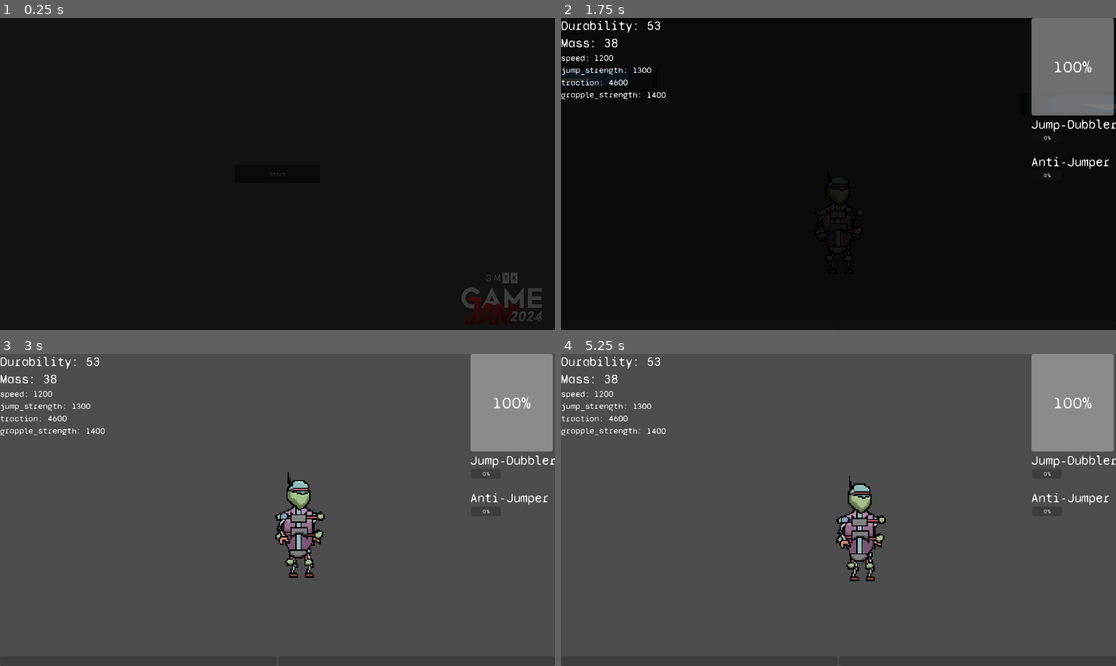
Above: before the commit, frames 1-4 (two rows, left to right).
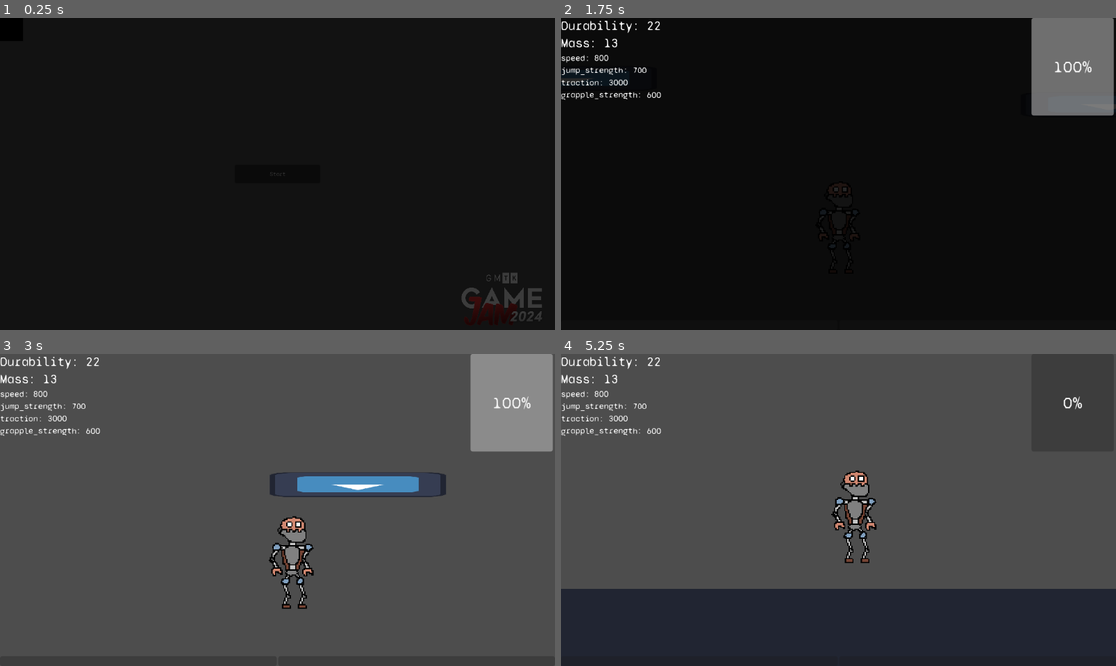
Above: after the commit, the same moments.

Repository: T4R1N/BuiltToScale
Game: Godot game, scene res://Scenes/Main.tscn
Two runs of this game, one before a commit and one after it. Both use one fixed random seed, a clock stepped at 60 frames per second and the inputs below. The engine's default icon, where the game draws it, is replaced by a stand-in: a white triangle on a blue panel in a dark square. Video files are missing from this copy of the repository; at most half a second of black plays in their place.
Inputs:
- Up to frame 1 (0.25 s): no input
- Up to frame 2 (1.75 s): click "Start" at 0.5 s; click "Start" at 1.25 s
- Up to frame 3 (3 s): hold Space (Jump) 2.03-2.78 s; hold D (Right) from 2.03 s (still down); tap Space (Jump) at 2.85 s
- Up to frame 4 (5.25 s): tap Space (Jump) at 3.02, 3.32, 4.35, 4.52, 4.82 s; release D (Right) at 3.53 s; hold A (Left) 3.53-4.28 s; hold Space (Jump) 3.53-4.28 s; hold D (Right) from 4.28 s (still down); hold Space (Jump) from 5.03 s (still down)

The runs differ from the first frame. In frame 2, 0.7% of the frame differs, in the area x 6-100%, y 1-78%; in frame 3, 3.8%; in frame 4, 32%, in the area x 0-100%, y 0-100%.

Commit message:
Conflict??
gulp

Diff:
--- a/Robot/AbstractRobotPiece.gd
+++ b/Robot/AbstractRobotPiece.gd
@@ -5,4 +5,4 @@
 @export var mass: float
 @export var durability: float
 @export var texture: Texture # Doesn't work when exporting regular nodes for some reason
-@export var type: String
+@export var type: String #Makeshift, Standard, or Super
--- a/Robot/Skeletons/ArachnidSkeleton1.tres
+++ /dev/null
@@ -1,9 +0,0 @@
-[gd_resource type="Resource" script_class="RobotSkeleton" load_steps=2 format=3 uid="uid://d07u3ar42q0xg"]
-
-[ext_resource type="Script" path="res://Robot/Skeletons/RobotSkeleton.gd" id="1_i3jgp"]
-
-[resource]
-script = ExtResource("1_i3jgp")
-arms = Array[Resource("res://Robot/RobotArm.gd")]([])
-legs = Array[Resource("res://Robot/RobotLeg.gd")]([null, null, null, null, null, null, null, null])
-augments = Array[Resource("res://Robot/RobotAugment.gd")]([null, null])
--- a/Robot/Skeletons/BipedalSkeleton2.tres
+++ /dev/null
@@ -1,13 +0,0 @@
-[gd_resource type="Resource" script_class="RobotSkeleton" load_steps=3 format=3 uid="uid://ch4xmenrjg6p2"]
-
-[ext_resource type="Resource" uid="uid://bk58yb7yvb4bk" path="res://Robot/Augments/DoubleJumper.tres" id="1_228cp"]
-[ext_resource type="Script" path="res://Robot/Skeletons/RobotSkeleton.gd" id="2_l5smu"]
-
-[resource]
-script = ExtResource("2_l5smu")
-arms = Array[Resource("res://Robot/Limbs/Arms/RobotArm.gd")]([null, null])
-legs = Array[Resource("res://Robot/Limbs/Legs/RobotLeg.gd")]([null, null])
-augments = Array[Resource("res://Robot/Augments/RobotAugment.gd")]([ExtResource("1_228cp"), null])
-mass = 0.0
-durability = 0.0
-sprite = NodePath("")
--- a/Robot/Skeletons/MakeshiftBipedal.tres
+++ b/Robot/Skeletons/MakeshiftBipedal.tres
@@ -10,8 +10,8 @@
 arms = Array[Resource("res://Robot/Limbs/Arms/RobotArm.gd")]([ExtResource("1_5e7pv"), ExtResource("1_5e7pv")])
 legs = Array[Resource("res://Robot/Limbs/Legs/RobotLeg.gd")]([ExtResource("3_nydi8"), ExtResource("3_nydi8")])
 augments = Array[Resource("res://Robot/Augments/RobotAugment.gd")]([null])
-designation = ""
+designation = "Bipedal"
 mass = 5.0
 durability = 10.0
 texture = ExtResource("4_7jho2")
-type = "Bipedal"
+type = "Makeshift"
--- a/Robot/Skeletons/SuperBipedal.tres
+++ b/Robot/Skeletons/SuperBipedal.tres
@@ -17,4 +17,4 @@
 mass = 5.0
 durability = 10.0
 texture = ExtResource("7_vkopb")
-type = ""
+type = "Super"
--- a/Scenes/AugInfo.tscn
+++ b/Scenes/AugInfo.tscn
@@ -14,10 +14,12 @@
 script = ExtResource("1_7ymrm")
 
 [node name="Label" type="Label" parent="."]
+layout_mode = 0
 theme = ExtResource("1_miy2a")
 text = "Aug1"
 
 [node name="AugmentBar" type="ProgressBar" parent="."]
+layout_mode = 0
 offset_left = 2.0
 offset_top = 45.0
 offset_right = 84.0
--- a/Scenes/Menu.tscn
+++ b/Scenes/Menu.tscn
@@ -1,8 +1,9 @@
-[gd_scene load_steps=4 format=3 uid="uid://b3h4k8vu6qd6f"]
+[gd_scene load_steps=5 format=3 uid="uid://b3h4k8vu6qd6f"]
 
 [ext_resource type="Script" path="res://Scripts/Menu.gd" id="1_mb1o1"]
 [ext_resource type="Theme" uid="uid://cwpm0manfxk76" path="res://Assets/MainGUI.tres" id="2_6kxsr"]
 [ext_resource type="Texture2D" uid="uid://q4yktb85hpcg" path="res://Assets/gmtk2024-logo.png" id="3_p42c6"]
+[ext_resource type="VideoStream" path="res://Assets/Main_menu_1.ogv" id="4_4a8vu"]
 
 [node name="Menu" type="Control"]
 layout_mode = 3
@@ -43,4 +44,22 @@
 texture = ExtResource("3_p42c6")
 expand_mode = 1
 
+[node name="AspectRatioContainer" type="AspectRatioContainer" parent="."]
+layout_mode = 1
+anchors_preset = 15
+anchor_right = 1.0
+anchor_bottom = 1.0
+grow_horizontal = 2
+grow_vertical = 2
+mouse_filter = 2
+ratio = 1.7778
+
+[node name="Background" type="VideoStreamPlayer" parent="AspectRatioContainer"]
+z_index = -1
+layout_mode = 2
+mouse_filter = 2
+stream = ExtResource("4_4a8vu")
+autoplay = true
+loop = true
+
 [connection signal="pressed" from="StartButton" to="." method="_on_start_button_pressed"]
--- a/Scenes/Player.tscn
+++ b/Scenes/Player.tscn
@@ -7,7 +7,7 @@
 
 [sub_resource type="CapsuleShape2D" id="CapsuleShape2D_5wt18"]
 radius = 41.0
-height = 284.0
+height = 244.0
 
 [node name="Player" type="CharacterBody2D"]
 script = ExtResource("1_wyj45")
--- a/Scenes/Stage.tscn
+++ b/Scenes/Stage.tscn
@@ -2,7 +2,7 @@
 
 [ext_resource type="PackedScene" uid="uid://lbttidtwr61x" path="res://Scenes/Player.tscn" id="1_yy72t"]
 [ext_resource type="PackedScene" uid="uid://bn8d0e3jntyoi" path="res://Scenes/Platform.tscn" id="2_1j0w4"]
-[ext_resource type="Resource" uid="uid://c6mbuv2usj2vh" path="res://Robot/Skeletons/SuperBipedal.tres" id="2_63eqt"]
+[ext_resource type="Resource" uid="uid://ccrvgoqha86lu" path="res://Robot/Skeletons/MakeshiftBipedal.tres" id="2_337ve"]
 [ext_resource type="PackedScene" uid="uid://ctf3x6h5lsns6" path="res://Scenes/Camera.tscn" id="3_3c7m6"]
 [ext_resource type="PackedScene" uid="uid://ca15o1d2nemi6" path="res://Scenes/IngameUI.tscn" id="5_6xs6y"]
 [ext_resource type="PackedScene" uid="uid://clnqneypla45e" path="res://Scenes/Sawblade.tscn" id="6_s7ot8"]
@@ -11,35 +11,45 @@
 
 [node name="Player" parent="." instance=ExtResource("1_yy72t")]
 position = Vector2(555, 177)
-skeleton = ExtResource("2_63eqt")
-
-[node name="Platform" parent="." instance=ExtResource("2_1j0w4")]
-position = Vector2(552, 584)
-scale = Vector2(7.8137, 0.824236)
-
-[node name="Platform2" parent="." instance=ExtResource("2_1j0w4")]
-position = Vector2(-191, -183)
-scale = Vector2(3.81211, -0.535069)
-
-[node name="Platform5" parent="." instance=ExtResource("2_1j0w4")]
-position = Vector2(2349, 337)
-scale = Vector2(3.81211, -0.535069)
-
-[node name="Platform3" parent="." instance=ExtResource("2_1j0w4")]
-position = Vector2(2499, 167)
-scale = Vector2(3.81211, -0.535069)
-
-[node name="Platform6" parent="." instance=ExtResource("2_1j0w4")]
-position = Vector2(1303, -110)
-scale = Vector2(3.81211, -0.535069)
-
-[node name="Platform4" parent="." instance=ExtResource("2_1j0w4")]
-position = Vector2(2060, 564)
-scale = Vector2(7.8137, 0.824236)
+skeleton = ExtResource("2_337ve")
 
 [node name="Camera" parent="." instance=ExtResource("3_3c7m6")]
 
 [node name="IngameUI" parent="." instance=ExtResource("5_6xs6y")]
 
-[node name="Sawblade" parent="." instance=ExtResource("6_s7ot8")]
+[node name="Ground" parent="." instance=ExtResource("2_1j0w4")]
+position = Vector2(1350, 8857)
+scale = Vector2(153.276, -67.747)
+
+[node name="StaticObjects" type="Node2D" parent="."]
+
+[node name="Platform" parent="StaticObjects" instance=ExtResource("2_1j0w4")]
+position = Vector2(497, 584)
+scale = Vector2(7.8137, 0.824236)
+
+[node name="Platform2" parent="StaticObjects" instance=ExtResource("2_1j0w4")]
+position = Vector2(-191, -183)
+scale = Vector2(3.81211, -0.535069)
+
+[node name="Platform5" parent="StaticObjects" instance=ExtResource("2_1j0w4")]
+position = Vector2(2349, 337)
+scale = Vector2(3.81211, -0.535069)
+
+[node name="Platform3" parent="StaticObjects" instance=ExtResource("2_1j0w4")]
+position = Vector2(2499, 167)
+scale = Vector2(3.81211, -0.535069)
+
+[node name="Platform7" parent="StaticObjects" instance=ExtResource("2_1j0w4")]
+position = Vector2(3326, -14)
+scale = Vector2(3.81211, -0.535069)
+
+[node name="Platform6" parent="StaticObjects" instance=ExtResource("2_1j0w4")]
+position = Vector2(1303, -110)
+scale = Vector2(3.81211, -0.535069)
+
+[node name="Platform4" parent="StaticObjects" instance=ExtResource("2_1j0w4")]
+position = Vector2(2060, 564)
+scale = Vector2(7.8137, 0.824236)
+
+[node name="Sawblade" parent="StaticObjects" instance=ExtResource("6_s7ot8")]
 position = Vector2(1332, 784)
--- a/Scripts/Player.gd
+++ b/Scripts/Player.gd
@@ -4,7 +4,7 @@
 
 @export var skeleton: RobotSkeleton
 
-var num_jumps = 1
+var num_jumps = 0
 var additional_jumps = num_jumps
 var time_since_jump = INF
 var time_since_grounded = INF
@@ -21,6 +21,8 @@
 var can_move_in_air = true # For use with augments
 var can_walk_to_climb = false # Spiderbody
 var cancel_jump = true
+
+var DEAD = false
 
 @onready var mass = skeleton.mass
 @onready var max_hp = skeleton.durability
@@ -65,6 +67,20 @@
 			pass
 		"Bipedal+":
 			pass
+
+func flip_all_sprites():
+	if velocity.x > 0:
+		$SkeletonSprite.flip_h = false
+		$Arm1.flip_h = false
+		$Arm2.flip_h = false
+		$Arm3.flip_h = false
+		$Arm4.flip_h = false
+	elif velocity.x < 0:
+		$SkeletonSprite.flip_h = true
+		$Arm1.flip_h = true
+		$Arm2.flip_h = true
+		$Arm3.flip_h = true
+		$Arm4.flip_h = true
 
 func _ready():
 	build()
@@ -113,9 +129,6 @@
 	elif can_move_in_air && direction: # the && direction exists so you don't decelerate when not holding keys
 		velocity.x = move_toward(velocity.x, maxSpeed * direction, acceleration / 2 * delta)
 
-	if velocity.x > 0:
-		$SkeletonSprite.flip_h = false
-	elif velocity.x < 0:
-		$SkeletonSprite.flip_h = true
+	flip_all_sprites()
 
 	move_and_slide()
Binary file added: Assets/Main_menu_1.gif
Not shown, added: Assets/Main_menu_1.ogv
